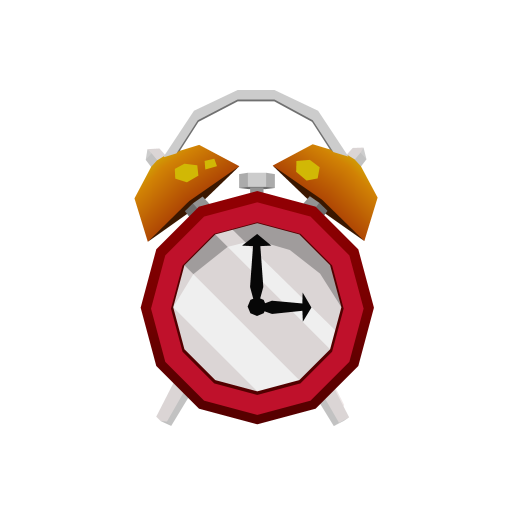
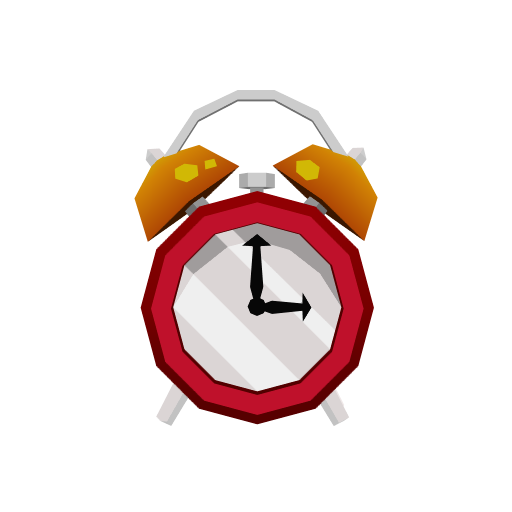
Comparing the layer stacks of the two 512 × 512 images. Changes:
painted on "GoodTimesClock" over 135, 94, 377, 424
